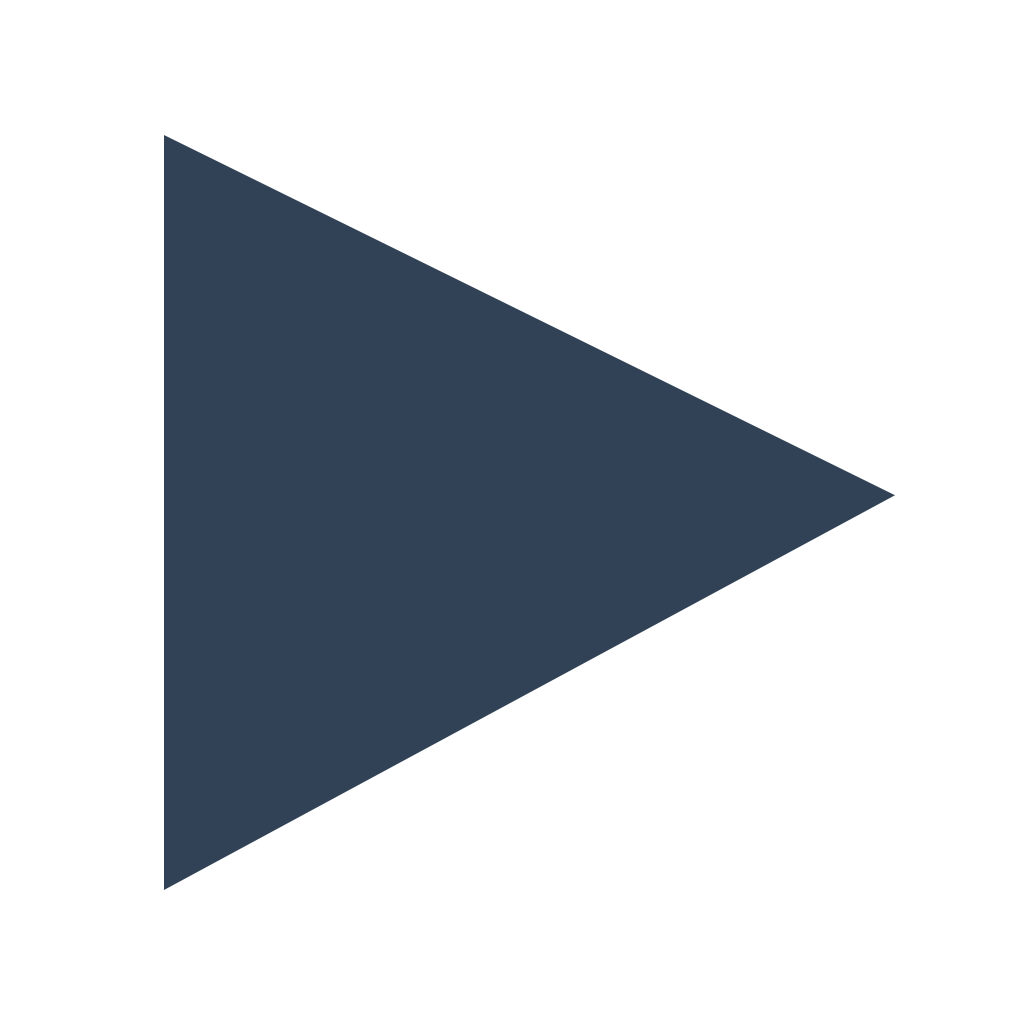
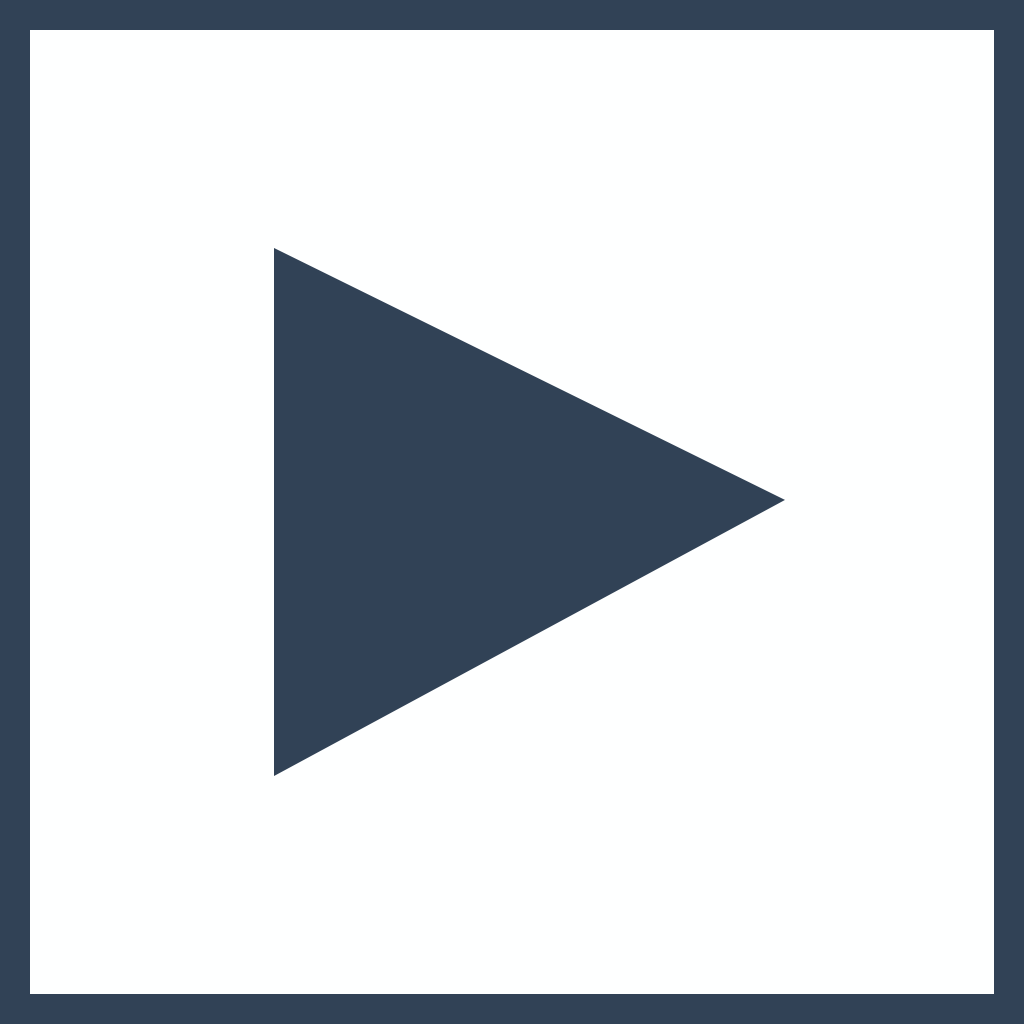
Layer changes from the first 1024px x 1024px image to the second:
painted on "Play" over box(164, 135, 895, 890)
added layer "white_sprite" over box(0, 0, 1024, 1024)
